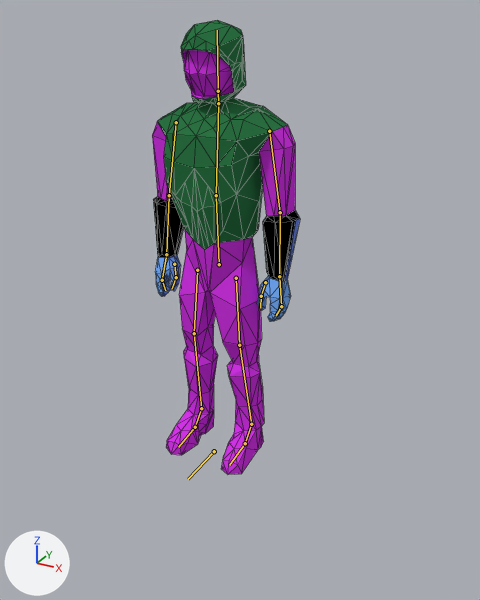
What one commit did to the Blender file ProjectLuna/Assets/Models/enemy/anim_enemy_grunt.blend.
One viewpoint serves both versions: a 50 mm lens placed at (17.6, -28.7, 24.7), pointed at (-2.7, 8.2, 6.2). Lighting does not change. The marker at lower left points along +X, +Y and +Z. The bones that bend it are drawn over the model as lines. Mesh edges are drawn as thin lines.
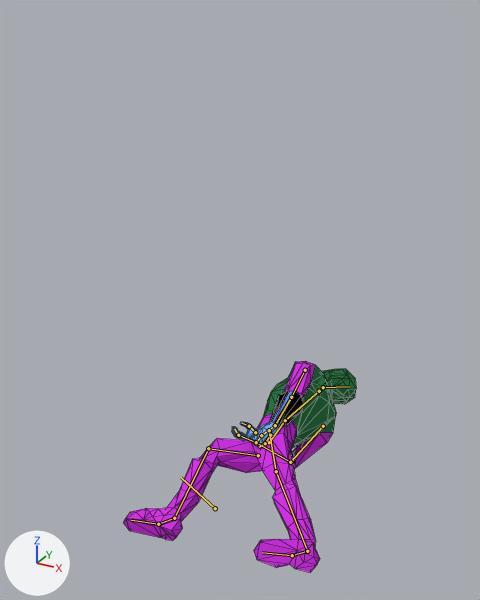
Commit message: grunt anims fixed

The newer file adds an action. The first version stands in its rest pose; the second is drawn at frame 21 of the action 'Death'.

Boxes [x1, y1, x2, y2] around the edits, measured in the pictures (480 x 600 px):
```json
{"object": "Cube", "change": "posed", "before": [152, 20, 300, 474], "after": [123, 361, 356, 572], "on screen": "57% wider, 53% shorter"}
{"bone": "Bone", "before": "(214, 451) to (188, 479)", "after": "(215, 508) to (181, 477)"}
{"bone": "lower.back", "before": "(219, 264) to (216, 195)", "after": "(269, 442) to (285, 420)"}
{"bone": "upper.back", "before": "(216, 195) to (218, 103)", "after": "(285, 420) to (319, 391)"}
{"bone": "Head", "before": "(218, 91) to (217, 30)", "after": "(323, 387) to (349, 386)"}
{"bone": "upper.arm.L", "before": "(269, 131) to (280, 212)", "after": "(305, 370) to (291, 397)"}
{"bone": "hand_1.L", "before": "(279, 276) to (281, 306)", "after": "(275, 425) to (261, 435)"}
{"bone": "hand_2.L", "before": "(281, 306) to (276, 315)", "after": "(261, 435) to (256, 442)"}
{"bone": "upper.arm.R", "before": "(176, 122) to (169, 195)", "after": "(323, 426) to (290, 462)"}
{"bone": "lower.arm.R", "before": "(169, 195) to (166, 254)", "after": "(290, 462) to (256, 442)"}
```

Edits to the scene script, one JSON object a line:
```json
{"block": "bone_bone", "where": "bone_bone = bpy.data.objects['Armature.001'].pose.bones['Bone']"}
{"op": "set", "path": "bone_bone.location", "old": "(0.0, 0.0, 0.0)", "new": "(0.0, 0.0, 1.11)"}
{"op": "set", "path": "bone_bone.rotation_quaternion", "old": "(1.0, 0.0, 0.0, 0.0)", "new": "(0.635, -0.623, 0.38, 0.253)", "note": "degrees (0, 0, 0) -> degrees (-96, 53, -15)"}
{"block": "bone_lower_back", "where": "bone_lower_back = bpy.data.objects['Armature.001'].pose.bones['lower.back']  # child of 'Bone'"}
{"op": "set", "path": "bone_lower_back.location", "old": "(0.0, 0.0, 0.0)", "new": "(0.0, -0.61, -0.03)"}
{"op": "set", "path": "bone_lower_back.rotation_quaternion", "old": "(1.0, 0.0, 0.0, 0.0)", "new": "(0.985, 0.055, -0.163, -0.016)", "note": "degrees (0, 0, 0) -> degrees (7, -19, -3)"}
{"block": "bone_upper_back", "where": "bone_upper_back = bpy.data.objects['Armature.001'].pose.bones['upper.back']  # child of 'lower.back'"}
{"op": "set", "path": "bone_upper_back.rotation_quaternion", "old": "(1.0, 0.0, 0.0, 0.0)", "new": "(0.94, -0.124, -0.278, -0.154)", "note": "degrees (0, 0, 0) -> degrees (-10, -34, -15)"}
{"block": "bone_head", "where": "bone_head = bpy.data.objects['Armature.001'].pose.bones['Head']  # child of 'Neck'"}
{"op": "set", "path": "bone_head.rotation_quaternion", "old": "(1.0, 0.0, 0.0, 0.0)", "new": "(0.958, 0.157, -0.033, -0.24)", "note": "degrees (0, 0, 0) -> degrees (18, 1, -28)"}
{"block": "bone_upper_arm_l", "where": "bone_upper_arm_l = bpy.data.objects['Armature.001'].pose.bones['upper.arm.L']  # child of 'upper.back'"}
{"op": "set", "path": "bone_upper_arm_l.rotation_quaternion", "old": "(1.0, 0.0, 0.0, 0.0)", "new": "(0.969, -0.054, -0.162, 0.181)", "note": "degrees (0, 0, 0) -> degrees (-10, -17, 23)"}
{"block": "bone_hand_1_l", "where": "bone_hand_1_l = bpy.data.objects['Armature.001'].pose.bones['hand_1.L']  # child of 'lower.arm.L'"}
{"op": "set", "path": "bone_hand_1_l.rotation_quaternion", "old": "(1.0, 0.0, 0.0, 0.0)", "new": "(0.993, 0.069, -0.02, -0.092)", "note": "degrees (0, 0, 0) -> degrees (8, -2, -11)"}
{"block": "bone_hand_2_l", "where": "bone_hand_2_l = bpy.data.objects['Armature.001'].pose.bones['hand_2.L']  # child of 'hand_1.L'"}
{"op": "set", "path": "bone_hand_2_l.rotation_quaternion", "old": "(1.0, 0.0, 0.0, 0.0)", "new": "(0.955, 0.266, -0.133, -0.006)", "note": "degrees (0, 0, 0) -> degrees (32, -15, -5)"}
{"block": "bone_upper_arm_r", "where": "bone_upper_arm_r = bpy.data.objects['Armature.001'].pose.bones['upper.arm.R']  # child of 'upper.back'"}
{"op": "set", "path": "bone_upper_arm_r.rotation_quaternion", "old": "(1.0, 0.0, 0.0, 0.0)", "new": "(0.976, -0.089, 0.075, -0.186)", "note": "degrees (0, 0, 0) -> degrees (-12, 7, -22)"}
{"block": "bone_lower_arm_r", "where": "bone_lower_arm_r = bpy.data.objects['Armature.001'].pose.bones['lower.arm.R']  # child of 'upper.arm.R'"}
{"op": "set", "path": "bone_lower_arm_r.rotation_quaternion", "old": "(1.0, 0.0, 0.0, 0.0)", "new": "(0.819, 0.361, 0.149, 0.421)", "note": "degrees (0, 0, 0) -> degrees (46, -3, 53)"}
{"block": "bone_leg_control_l", "where": "bone_leg_control_l = bpy.data.objects['Armature.001'].pose.bones['leg_control.L']  # child of 'Bone'"}
{"op": "set", "path": "bone_leg_control_l.location", "old": "(0.0, 0.0, 0.0)", "new": "(0.0, -1.16, 0.01)"}
{"op": "set", "path": "bone_leg_control_l.rotation_quaternion", "old": "(1.0, 0.0, 0.0, 0.0)", "new": "(0.934, -0.014, 0.106, 0.342)", "note": "degrees (0, 0, 0) -> degrees (3, 12, 40)"}
{"block": "bone_leg_control_r", "where": "bone_leg_control_r = bpy.data.objects['Armature.001'].pose.bones['leg_control.R']  # child of 'Bone'"}
{"op": "set", "path": "bone_leg_control_r.location", "old": "(0.0, 0.0, 0.0)", "new": "(-0.67, 0.65, 0.0)"}
{"op": "set", "path": "bone_leg_control_r.rotation_quaternion", "old": "(1.0, 0.0, 0.0, 0.0)", "new": "(0.953, 0.034, -0.082, 0.289)", "note": "degrees (0, 0, 0) -> degrees (1, -10, 34)"}
```
